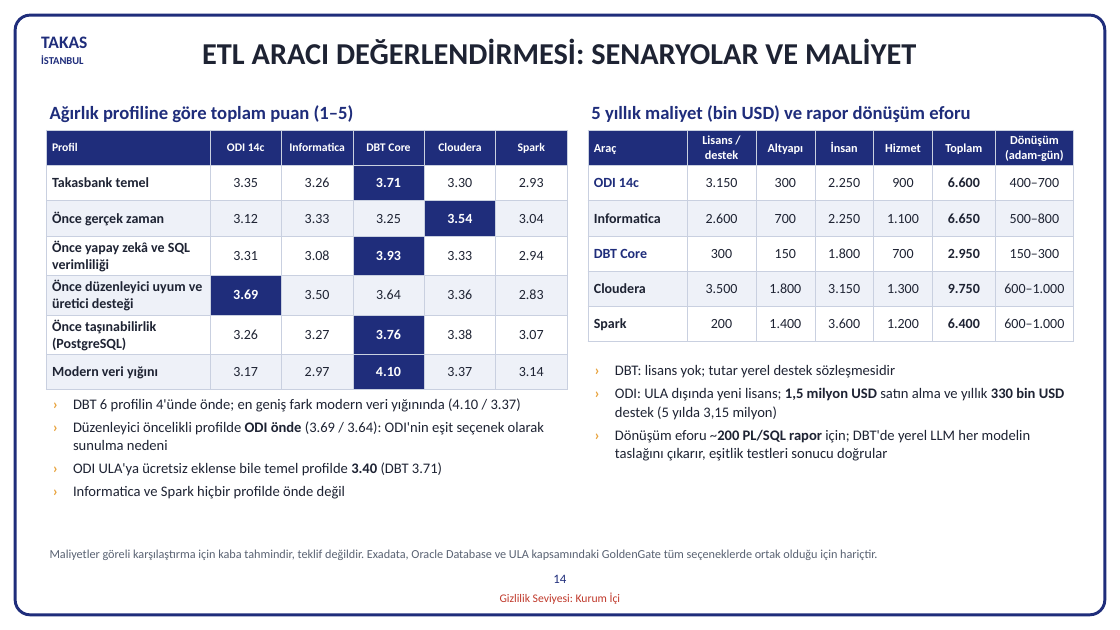
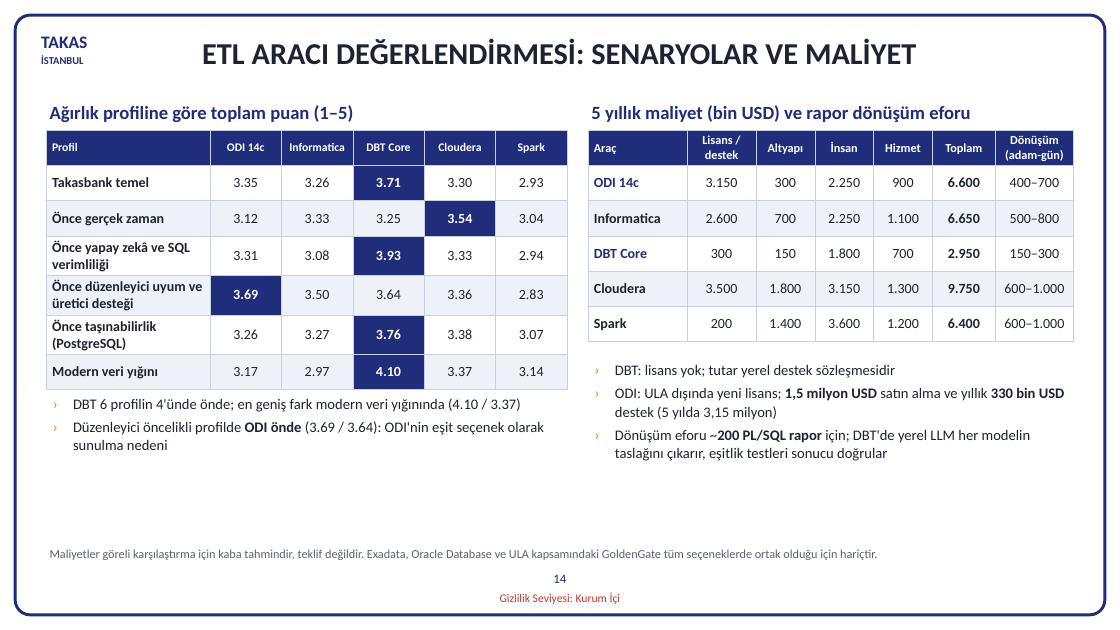
Before and after one commit to hanifidemirel0/Cursor-Projects, a slide deck: slide 14 of outputs/dwh-sunum-kasim-2026/5 - DWHSunum_Kasim2026.pptx. Drawn at 1120x630 pixels with LibreOffice and Linux fonts; fonts in the diff are those of the drawing. Boxes give left, top, right and bottom in pixels: in the first picture for what was removed or moved away, otherwise in the second. Text is boxed around its words. In the diff, an @@ line names an element or a change of style, - is before the commit and + after.

```diff
--- a/outputs/dwh-sunum-kasim-2026/5 - DWHSunum_Kasim2026.pptx
+++ b/outputs/dwh-sunum-kasim-2026/5 - DWHSunum_Kasim2026.pptx
@@ text at [73,462,442,499]: paragraphs removed @@
-› ODI ULA'ya ücretsiz eklense bile temel profilde 3.40 (DBT 3.71)
-› Informatica ve Spark hiçbir profilde önde değil
```
Also in this commit, not shown: 2 other files.
